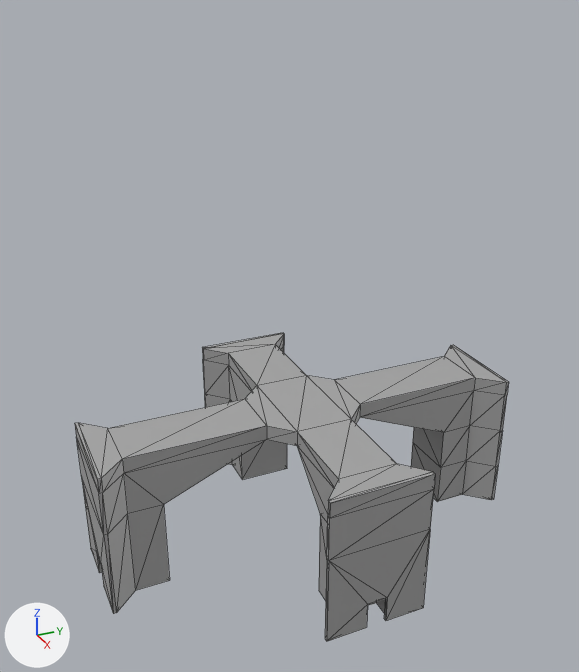
Before and after pictures for a commit that changed the glTF model src/models/bitgem/tower-exterior.glb.
Before and after are seen from a 50 mm lens placed at (94.6, -44.6, 80.5), pointed at (0.4, -2.2, 33.4). The lights are fixed; the arrows at lower left show +X, +Y and +Z. Mesh edges are drawn as thin lines. Objects named as collision shapes, trigger or cutter boxes, shadow casters or lower levels of detail are left out. Where no turn or scale is listed for an object, it has been applied to the vertices. Vertices at the same position are counted once.

The scene before the commit, as lines of its bpy script (objects in view):
```python
me_mesh_001 = bpy.data.meshes.new('Mesh.001')
me_mesh_001.from_pydata(...)  # 208 vertices, 404 faces; spans x -24.0..24.0, y -32.0..32.0, z 0.0..22.1
me_mesh_001.materials.append(mat_phong1)  # grey #bcbcbc
ob_exterior = bpy.data.objects.new('exterior', me_mesh_001)
ob_exterior.location = (0.0, 0.0, 0.0)
```
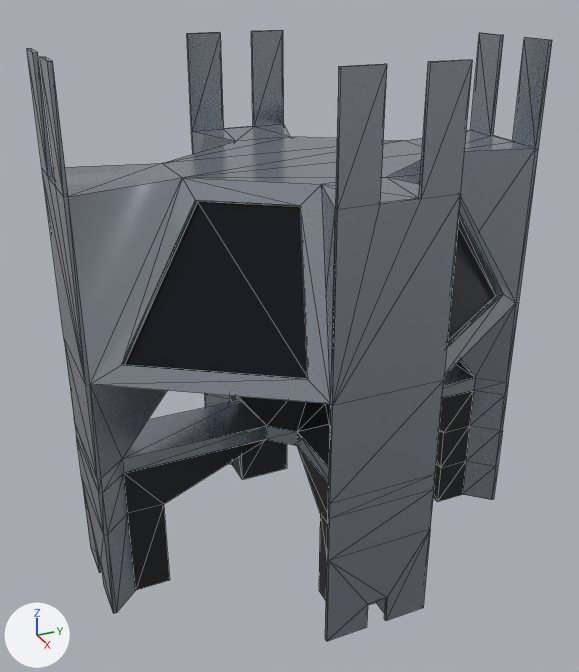
Location of each change, (x1, y1, x2, y2) in pixels of the pictures (579 x 672 px):
'exterior', reshaped (21% wider, 98% taller)
    before: (75, 333, 509, 641)
    after: (27, 30, 552, 641)
'exterior_windows', added (black)
    after: (125, 183, 496, 379)
'exterior_carbon', added (black)
    after: (124, 391, 474, 601)
part 1 of me_mesh_001, built on
    before: (75, 333, 508, 601)
    after: (27, 30, 552, 503)
part 2 of me_mesh_001, recoloured
    both: (75, 364, 509, 641)

Patch to the scene script:
```diff
--- a/src/models/bitgem/tower-exterior.glb.py
+++ b/src/models/bitgem/tower-exterior.glb.py
@@ mat_exterior_metal @@
+mat_exterior_metal = principled_material('exterior_metal')
+mat_exterior_metal.base_color = (0.403, 0.445, 0.5)  # grey #aab2bc
+mat_exterior_metal.metallic = 0.825
+mat_exterior_metal.roughness = 0.186
@@ me_mesh_001 @@
-me_mesh_001.from_pydata(...)  # 208 vertices, 404 faces; spans x -24.0..24.0, y -32.0..32.0, z 0.0..22.1
+me_mesh_001.from_pydata(...)  # 318 vertices, 564 faces; spans x -24.0..24.0, y -32.0..32.0, z 0.0..72.2
+# me_mesh_001 part 1
+# 18 vertices are removed from x -15.0..15.0, y -23.0..23.0, z 0.0..13.4
+# 132 faces are deleted
+# 40 vertices are added at x -21.0..21.0, y -27.8..27.8, z 35.5..56.0
+# 16 new vertices lie (0.0, 0.0, 13.4) away from vertices in x -24.0..24.0, y -32.0..32.0, z 22.1
+# 16 new vertices lie (0.0, 0.0, 22.8) away from vertices in x -24.0..24.0, y -32.0..32.0, z 35.5
+# 16 new vertices lie (0.0, 0.0, 13.9) away from vertices in x -24.0..24.0, y -32.0..32.0, z 58.3
+# 8 new vertices lie (0.0, -5.0, 0.0) away from vertices in x -24.0..24.0, y 7.5, z 58.3..72.2
+# 8 new vertices lie (0.0, 5.0, 0.0) away from vertices in x -24.0..24.0, y -7.5, z 58.3..72.2
+# 8 new vertices lie (-5.0, 0.0, 0.0) away from vertices in x 7.5, y -32.0..32.0, z 58.3..72.2
+# 8 new vertices lie (5.0, 0.0, 0.0) away from vertices in x -7.5, y -32.0..32.0, z 58.3..72.2
+# 8 new vertices lie (0.0, 0.0, 22.8) away from vertices in x -13.8..13.8, y -17.8..17.7, z 35.5
+# 292 new faces join them
+# me_mesh_001 part 2: 272 faces spanning x -24.0..24.0, y -32.0..32.0, z 0.0..22.1 switch from mat_phong1 (grey #bcbcbc) to mat_exterior_metal (grey #aab2bc)
@@ me_mesh_002 @@
+me_mesh_002.from_pydata([(20.2, -8.7, 37.4), (12.5, -6.2, 55.5), (5.3, -16.3, 55.5), (7.9, -27.3, 37.4), (-5.3, -16.3, 55.5), (-12.5, -6.2, 55.5), (-20.2, -8.7, 37.4), (-7.9, -27.3, 37.4), (-5.3, 16.3, 55.5), (-7.9, 27.3, 37.4), (-20.2, 8.7, 37.4), (-12.5, 6.2, 55.5), (20.2, 8.7, 37.4), (7.9, 27.3, 37.4), (5.3, 16.3, 55.5), (12.5, 6.2, 55.5)], [], [(0, 1, 2), (3, 0, 2), (4, 5, 6), (4, 6, 7), (8, 9, 10), (11, 8, 10), (12, 13, 14), (12, 14, 15)])
+me_mesh_002.materials.append(mat_exterior_windows)  # black #080c19
@@ ob_exterior_carbon @@
+ob_exterior_carbon = bpy.data.objects.new('exterior_carbon', me_mesh_007)  # 68 vertices, 70 faces; spans x -20.0..20.0, y -28.0..28.0, z 0.0..35.5; in mat_exterior_carbon (black #292b2d)
+ob_exterior_carbon.location = (0.0, 0.0, 0.0)
@@ ob_exterior_windows @@
+ob_exterior_windows = bpy.data.objects.new('exterior_windows', me_mesh_002)
+ob_exterior_windows.location = (0.0, 0.0, 0.0)
```
